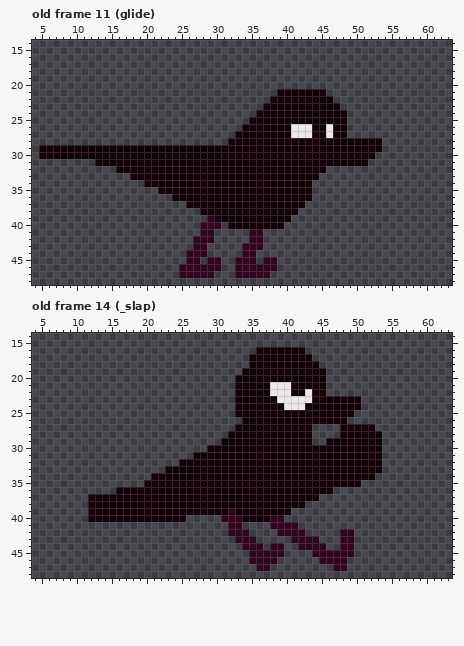
Pixel-art file: characters/bird/bird.aseprite. The picture above is the old version.
64x64 pixels, 14 frames. Shown: old frame 11 (glide): x 4..63, y 14..48; old frame 14 (_slap): x 4..63, y 14..48. The commit also changed other frames, which this record leaves out.
And afterwards:
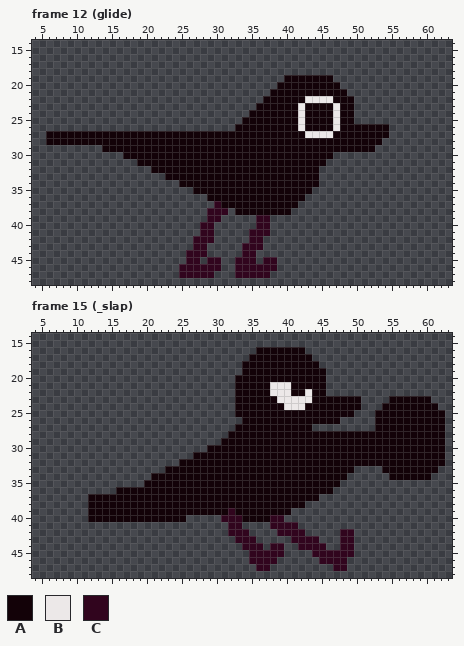
Palette (. is transparent): A #130208  B #ece8e8  C #31051e
A new or re-ordered frame is compared with the old frame closest to it.
Edits made:
frames 14 -> 15
--- frame 12 (glide) is new; against old frame 11 (glide), layer "Layer 2"
@@ x 4..63 @@
 18 ............................................................
-19 ............................................................
-20 ............................................................
-21 ...................................AAAAAAA..................
-22 ..................................AAAAAAAAA.................
-23 .................................AAAAAAAAAAA................
-24 ................................AAAAAAAAAAAAA...............
-25 ...............................AAAAAAAAAAAAAA...............
-26 ..............................AAAAAAABBBAABAA...............
-27 .............................AAAAAAAABBBAABAA...............
-28 ............................AAAAAAAAAAAAAAAAAAAAAA..........
-29 .AAAAAAAAAAAAAAAAAAAAAAAAAAAAAAAAAAAAAAAAAAAAAAAAA..........
-30 .AAAAAAAAAAAAAAAAAAAAAAAAAAAAAAAAAAAAAAAAAAAAAAAA...........
-31 .........AAAAAAAAAAAAAAAAAAAAAAAAAAAAAAAAAAAAAAA............
-32 ............AAAAAAAAAAAAAAAAAAAAAAAAAAAAAA..................
-33 ..............AAAAAAAAAAAAAAAAAAAAAAAAAAA...................
-34 ................AAAAAAAAAAAAAAAAAAAAAAAA....................
-35 ..................AAAAAAAAAAAAAAAAAAAAAA....................
-36 ....................AAAAAAAAAAAAAAAAAAAA....................
-37 ......................AAAAAAAAAAAAAAAAA.....................
-38 ........................AAAAAAAAAAAAAA......................
-39 .........................CAAAAAAAAAAA.......................
-40 ........................CCC.AAAAAAAA........................
-41 ........................CC.....CC...........................
+19 ....................................AAAAAAA.................
+20 ...................................AAAAAAAAA................
+21 ..................................AAAAAAAAAAA...............
+22 .................................AAAAAABBBBAAA..............
+23 ................................AAAAAABAAAABAA..............
+24 ...............................AAAAAAABAAAABAA..............
+25 ..............................AAAAAAAABAAAABAA..............
+26 .............................AAAAAAAAABAAAABAAAAAAA.........
+27 ..AAAAAAAAAAAAAAAAAAAAAAAAAAAAAAAAAAAAABBBBAAAAAAAA.........
+28 ..AAAAAAAAAAAAAAAAAAAAAAAAAAAAAAAAAAAAAAAAAAAAAAAA..........
+29 ..........AAAAAAAAAAAAAAAAAAAAAAAAAAAAAAAAAAAAAAA...........
+30 .............AAAAAAAAAAAAAAAAAAAAAAAAAAAAAA.................
+31 ...............AAAAAAAAAAAAAAAAAAAAAAAAAAA..................
+32 .................AAAAAAAAAAAAAAAAAAAAAAAA...................
+33 ...................AAAAAAAAAAAAAAAAAAAAAA...................
+34 .....................AAAAAAAAAAAAAAAAAAAA...................
+35 .......................AAAAAAAAAAAAAAAAA....................
+36 .........................AAAAAAAAAAAAAA.....................
+37 ..........................CAAAAAAAAAAA......................
+38 .........................CCC.AAAAAAAA.......................
+39 .........................CC.....CC..........................
+40 ........................CC......CC..........................
+41 ........................CC.....CCC..........................
 42 .......................CCC.....CC...........................
--- frame 15 (_slap) against old frame 14 (_slap), layer "Layer 2"
@@ x 32..36 @@
 17 ...AA
-18 ...AA
+18 ..AAA
 19 ..AAA
@@ x 42..63 @@
 22 ABAA..................
-23 BBAAAAAAA.............
-24 BAAAAAAAA.............
-25 AAAAAAAA..............
-26 AAAAAAA...............
-27 AA....AAAAA...........
-28 AA....AAAAAA..........
-29 AA..AAAAAAAA..........
-30 AAAAAAAAAAAA..........
-31 AAAAAAAAAAAA..........
-32 AAAAAAAAAAAA..........
-33 AAAAAAAAAAAA..........
-34 AAAAAAAAAAA...........
-35 AAAAAAAAA.............
+23 BBAAAAAAA....AAAAAA...
+24 BAAAAAAAA...AAAAAAAA..
+25 AAAAAAAA...AAAAAAAAAA.
+26 AAAAAA.....AAAAAAAAAA.
+27 AA.........AAAAAAAAAA.
+28 AAAAAAAAAAAAAAAAAAAAA.
+29 AAAAAAAAAAAAAAAAAAAAA.
+30 AAAAAAAAAAAAAAAAAAAAA.
+31 AAAAAAAAAAAAAAAAAAAAA.
+32 AAAAAAAAAAAAAAAAAAAAA.
+33 AAAAAAAA....AAAAAAAA..
+34 AAAAAAA......AAAAAA...
+35 AAAAAA................
 36 AAAAA.................
Boxes around the changes in both pictures, in picture pixels (x1, y1, x2, y2):
changed: (39, 75, 389, 236)
added: (242, 361, 249, 368)
changed: (312, 396, 445, 487)
